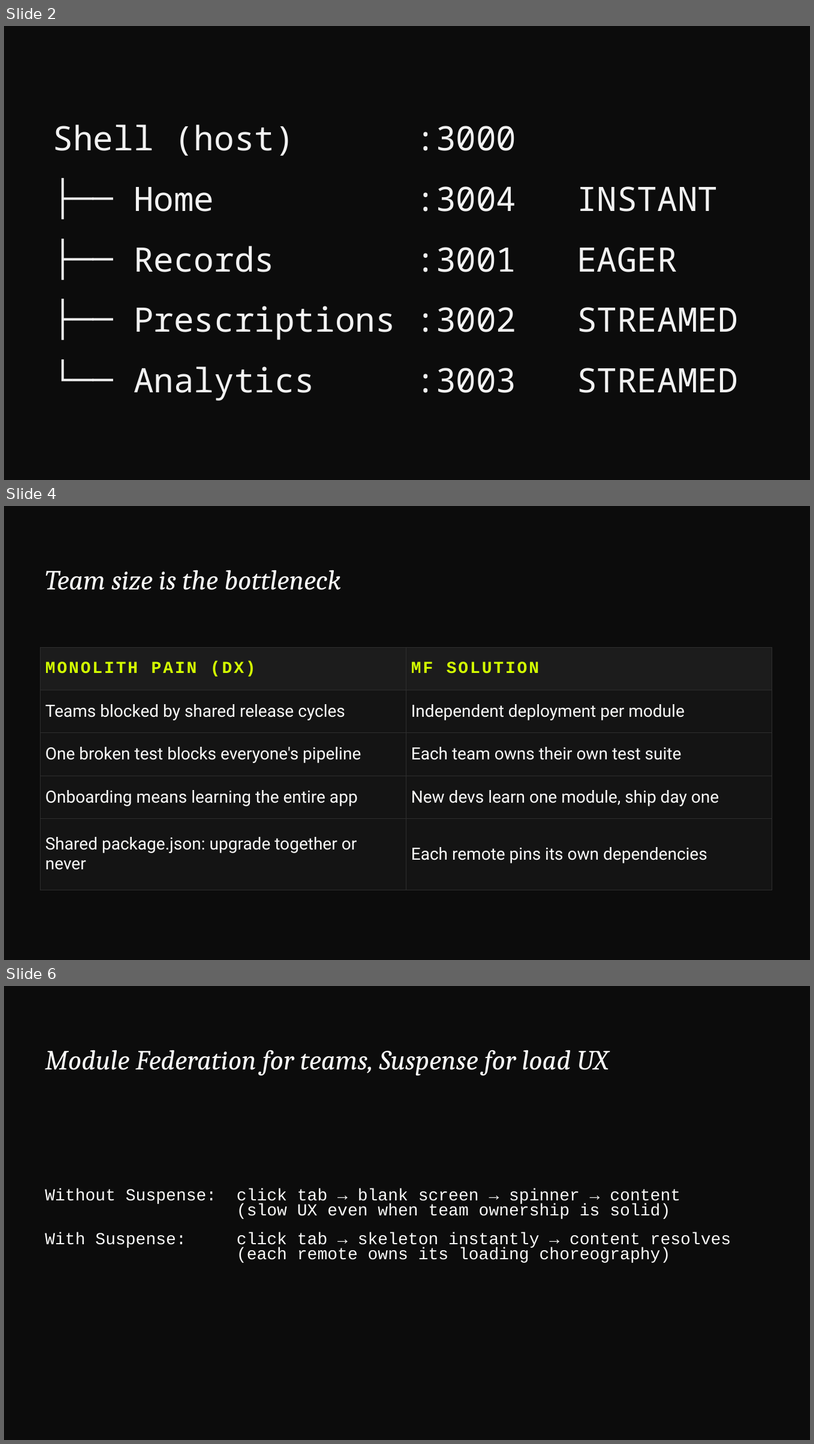
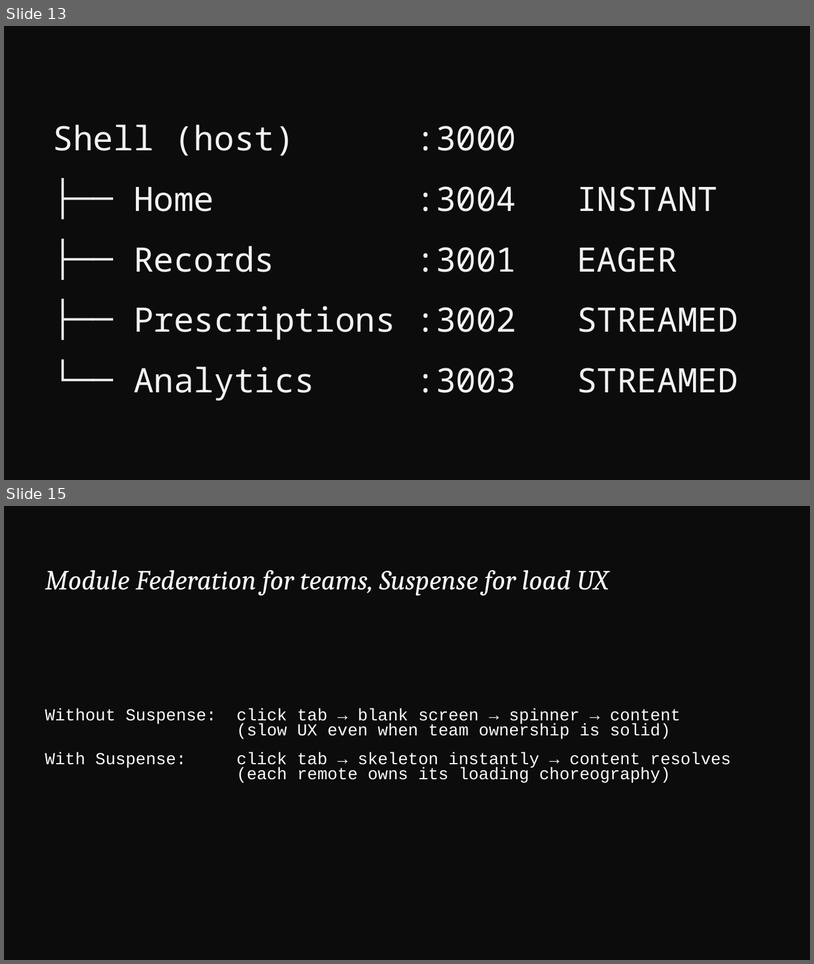
Before and after one commit to devlinduldulao/module-federation-demo, a slide deck: presentation/module-federation.pptx. Shown one above the other, each under a label of ours: slides 2, 4 and 6 before the commit, slides 13 and 15 after it; the slides between them are not shown. The pictures are 814x1444 and 814x964 pixels, drawn with LibreOffice and Linux fonts; fonts in the diff are those of the drawing. Boxes give left, top, right and bottom in pixels: in the first picture for what was removed or moved away, otherwise in the second. Text is boxed around its words. In the diff, an @@ line names an element or a change of style, - is before the commit and + after.

```diff
--- a/presentation/module-federation.pptx
+++ b/presentation/module-federation.pptx
@@ slide 4 removed at box(4, 506, 810, 960), background #0C0C0C @@
@@ text removed at box(45, 570, 341, 590) @@
-Team size is the bottleneck
@@ table removed at box(40, 647, 772, 889), 5 rows, 2 columns @@
-MONOLITH PAIN (DX) | MF SOLUTION
-Teams blocked by shared release cycles | Independent deployment per module
-One broken test blocks everyone's pipeline | Each team owns their own test suite
-Onboarding means learning the entire app | New devs learn one module, ship day one
-Shared package.json: upgrade together or never | Each remote pins its own dependencies
@@ what was slide 2 is now slide 13 @@
@@ what was slide 6 is now slide 15 @@
```
Also in this commit, not shown: 3 slides changed, 13 slides added, 1 other slide removed, 21 other files.
